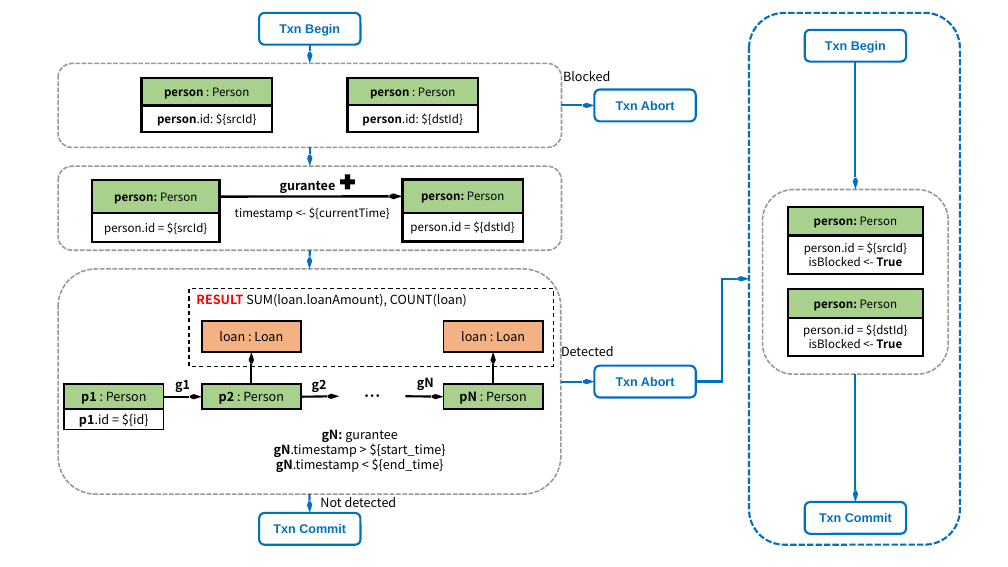
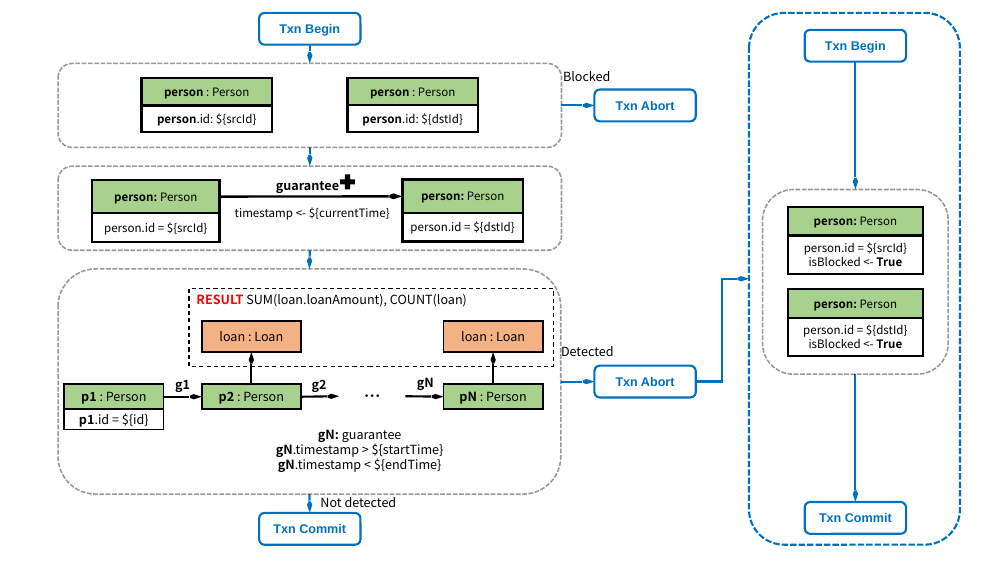
Before and after one commit to ldbc/ldbc_finbench_docs, a slide deck: slide 3 of patterns/transaction-read-write.pptx. Drawn at 1008x567 pixels with LibreOffice and Linux fonts; fonts in the diff are those of the drawing. Boxes give left, top, right and bottom in pixels: in the first picture for what was removed or moved away, otherwise in the second. Text is boxed around its words. In the diff, an @@ line names an element or a change of style, - is before the commit and + after.

Commit message:
fix gurantee typo error and accounts type error in diagrams

```diff
--- a/patterns/transaction-read-write.pptx
+++ b/patterns/transaction-read-write.pptx
@@ text at (276,181,339,193): text changed @@
-gurantee
+guarantee
@@ text at (276,429,444,472): text changed @@
-gN: gurantee
-gN.timestamp > ${start_time}
-gN.timestamp < ${end_time}
+gN: guarantee
+gN.timestamp > ${startTime}
+gN.timestamp < ${endTime}
```
Also in this commit, not shown: 1 other slide changed, 3 other files.
